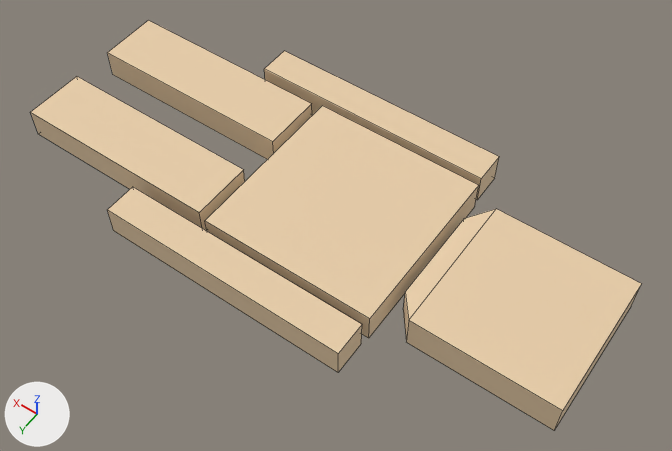
An edit to the FBX model Assets/models/body.fbx, drawn before and after from the same camera.
Both versions are drawn from a camera (50 mm lens) standing at (-3.1, 4.46, 6.77) and looking at (0.05, 0.06, -0.16). The lights are fixed; the arrows at lower left show +X, +Y and +Z. Mesh edges are drawn as thin lines.
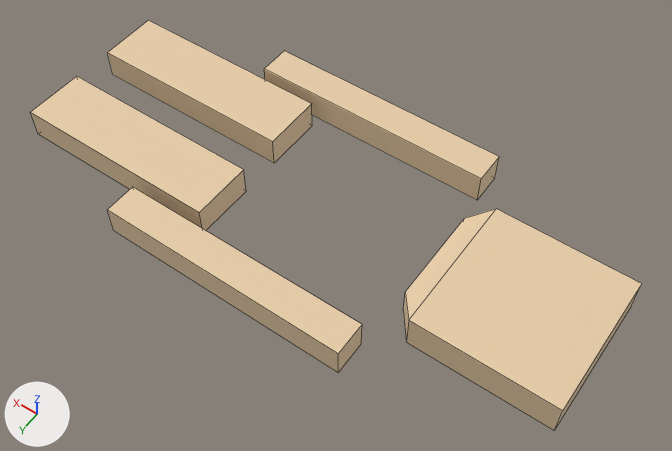
Boxes [x1, y1, x2, y2] around the edits, measured in the pictures (672 x 451 px):
part 1 of me_cube_008, deleted (beige): before [205, 106, 479, 338]

Edits to the bpy script that builds the scene:
```text
Change me_cube_008:
    where me_cube_008.from_pydata(...)  # 52 vertices, 40 faces; spans x -3.0..2.8, y -1.32..1.32, z -0.18..0.18
    used by ob_cube_002; location = (0.408, 0.0, 0.0)
    me_cube_008 part 1: the loose piece of 8 vertices spanning x -1.31..0.49, y -0.9..0.9, z -0.16..0.16 is deleted
```
